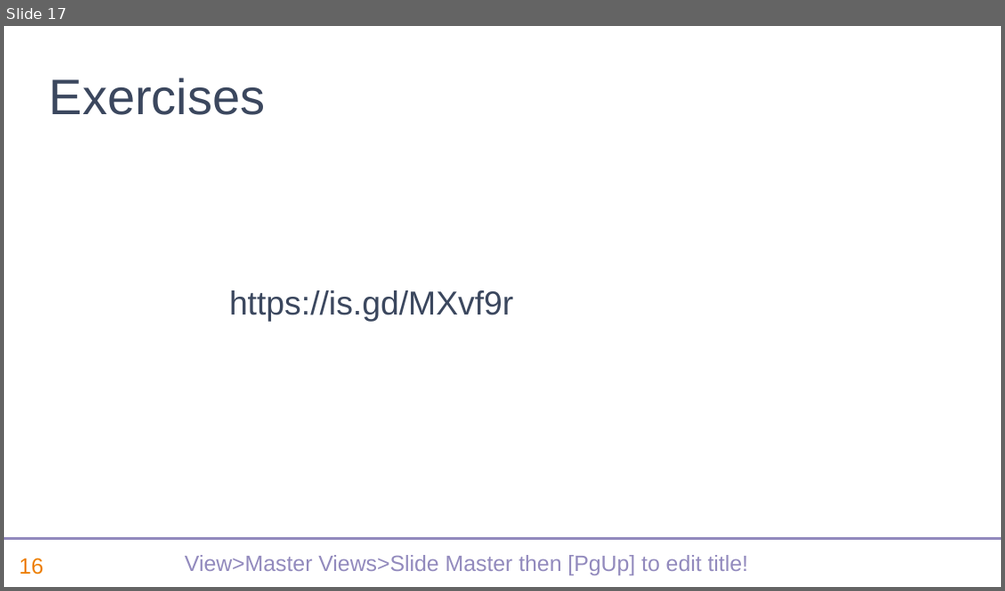
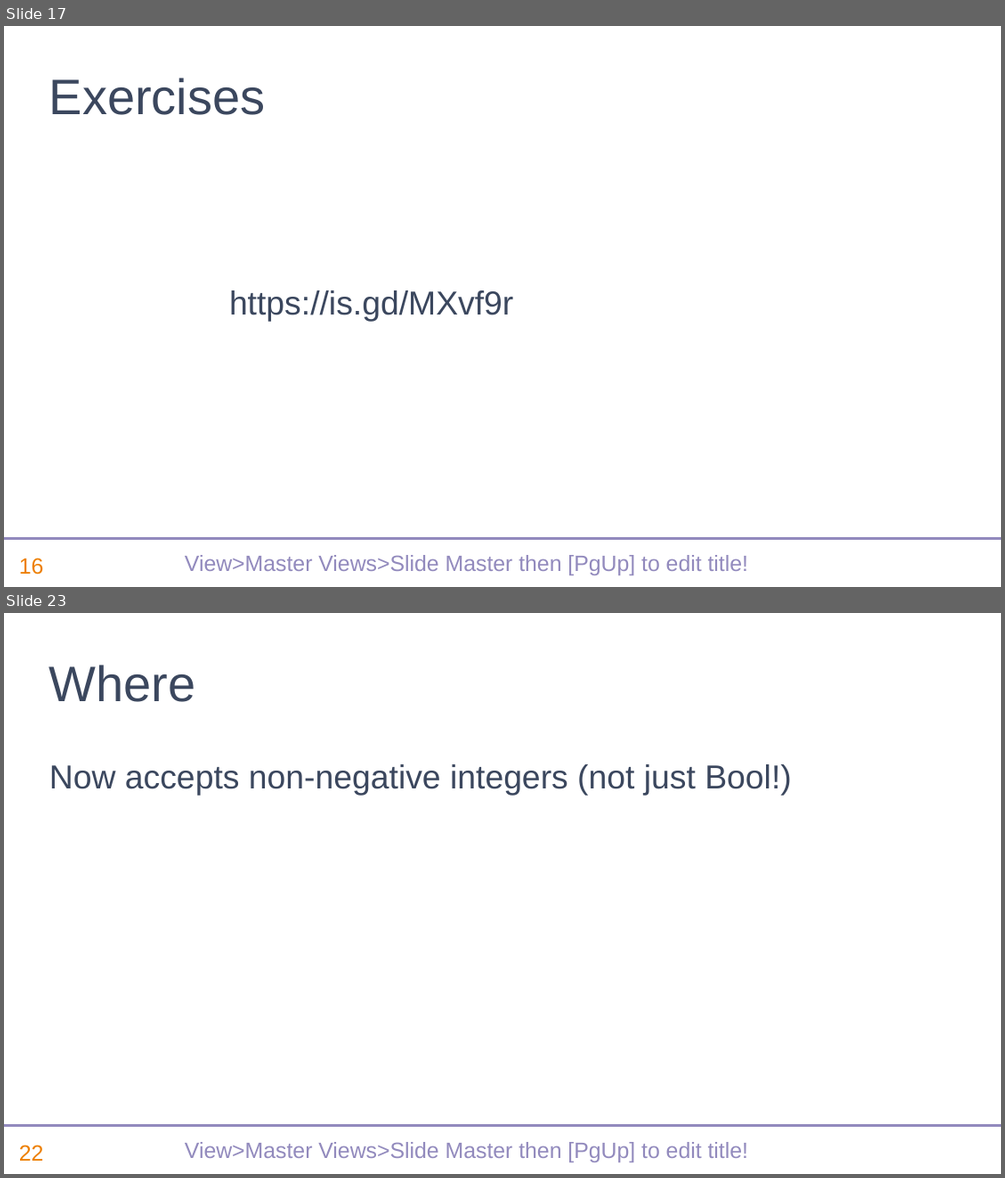
Before and after one commit to dyalog-training/2022-SP1, a slide deck: sp1-recent-features-dyalog.pptx. Shown one above the other, each under a label of ours: slide 17 before the commit, slides 17 and 23 after it; the slides between them are not shown. The pictures are 1005x591 and 1005x1178 pixels, drawn with LibreOffice and Linux fonts; fonts in the diff are those of the drawing; background and template pictures are left out. Boxes give left, top, right and bottom in pixels: in the first picture for what was removed or moved away, otherwise in the second. Text is boxed around its words. In the diff, an @@ line names an element or a change of style, - is before the commit and + after.

```diff
--- a/sp1-recent-features-dyalog.pptx
+++ b/sp1-recent-features-dyalog.pptx
@@ slide 23 added at bbox=[4, 613, 1001, 1174], background #FFFFFF; not listed: 3 template elements that a slide beside it also shows @@
@@ title added at bbox=[49, 665, 196, 702], 36 pt, text #3B475E @@
+Where
@@ text added at bbox=[49, 764, 792, 795], 24 pt, text #3B475E @@
+Now accepts non-negative integers (not just Bool!)
```
Also in this commit, not shown: 19 other slides added.
